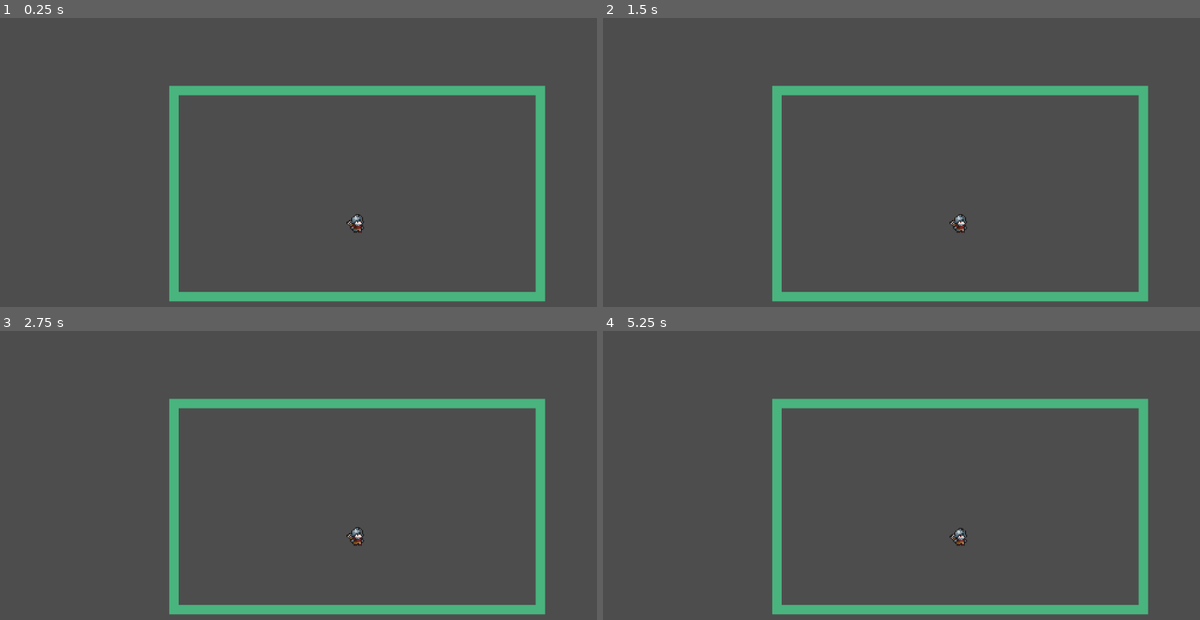
Above: before the commit, frames 1-4 (two rows, left to right).
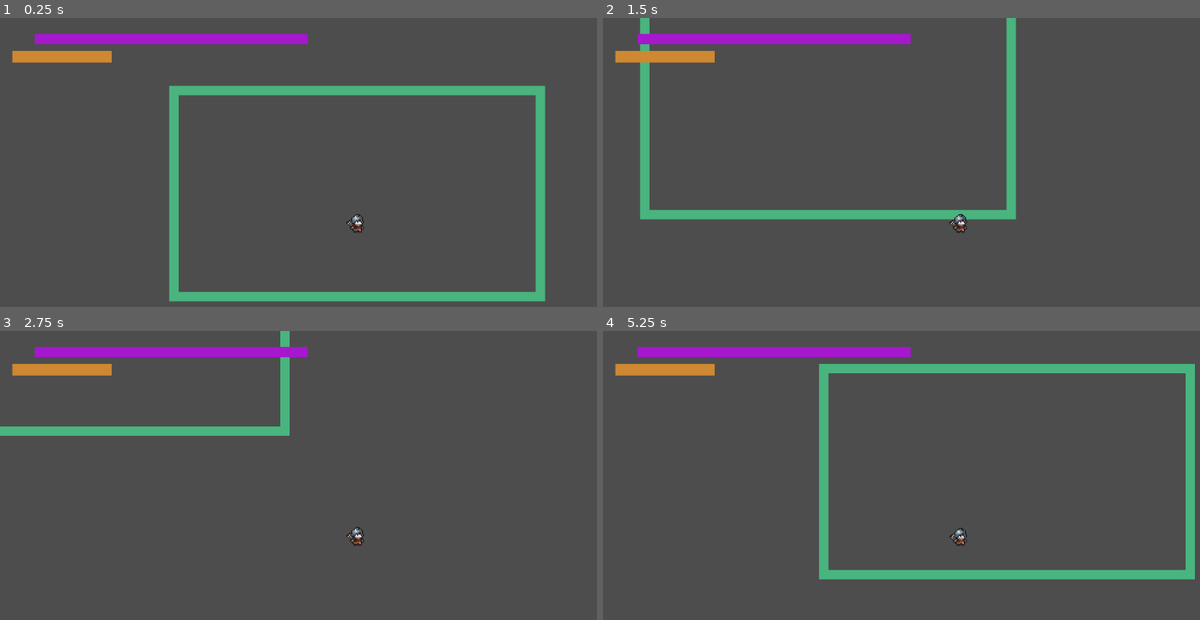
Above: after the commit, the same moments.

Repository: jonahkeeganross/ECS179Project
Game: Godot game, scene res://Scenes/Crown.tscn
Same seed, same stepped clock (60 frames per second), same inputs: the game is played once before the commit and once after it.
Inputs (mouse positions are in pixels of both pictures, inside the frame that each line leads up to):
- Up to frame 1 (0.25 s): no input
- Up to frame 2 (1.5 s): move the mouse to (1092, 188) at 0.52 s; hold D (move_right) 0.53-1.28 s; click (1092, 188) at 0.6 s; move the mouse to (805, 226) at 1.27 s; hold S (move_down) from 1.28 s (still down); tap Shift (dash) at 1.35 s
- Up to frame 3 (2.75 s): move the mouse to (405, 437) at 2.02 s; release S (move_down) at 2.03 s; hold D (move_right) from 2.03 s (still down); click (405, 437) at 2.1 s
- Up to frame 4 (5.25 s): move the mouse to (907, 596) at 2.77 s; release D (move_right) at 2.78 s; hold W (move_up) 2.78-3.53 s; tap Shift (dash) at 2.85, 4.35 s; move the mouse to (1146, 576) at 3.52 s; hold A (move_left) 3.53-5.03 s; click (1146, 576) at 3.6 s; move the mouse to (740, 463) at 4.27 s; move the mouse to (973, 521) at 5.02 s; hold S (move_down) from 5.03 s (still down); click (973, 521) at 5.1 s

The runs differ from the first frame. In frame 1, 2.4% of the frame differs, in the area x 1-52%, y 5-16%; in frame 2, 13%; in frame 3, 11%; in frame 4, 15%, in the area x 1-100%, y 5-99%.
Error before the commit: Invalid assignment of property or key 'active' with value of type 'bool' on a base object of type 'null instance'. (res://Scripts/player.gd:24)

Commit message:
Proper merge state with assets and code

Diff:
--- a/cursed-crown/Scenes/Crown.tscn
+++ b/cursed-crown/Scenes/Crown.tscn
@@ -1,6 +1,5 @@
 [gd_scene load_steps=35 format=4 uid="uid://dvv2hjnsm3aoa"]
 
-[ext_resource type="Texture2D" uid="uid://df0d7c313xyvx" path="res://Assets/Tilesets/tilesheet_complete.png" id="1_ctg82"]
 [ext_resource type="Texture2D" uid="uid://df0d7c313xyvx" path="res://Assets/tilesets 1 - temp/tilesheet_complete.png" id="1_ctg82"]
 [ext_resource type="Texture2D" uid="uid://b7m5b66fxgpjo" path="res://Assets/tileset/Dungeon_Tileset.png" id="1_ymu4p"]
 [ext_resource type="Script" uid="uid://b587w7w3v17d6" path="res://Scripts/player.gd" id="2_8fven"]
@@ -3758,8 +3757,6 @@
 shape = SubResource("RectangleShape2D_epypp")
 
 [node name="Sprite2D" type="Sprite2D" parent="World/Player"]
-position = Vector2(32, 32)
-scale = Vector2(0.5, 0.5)
 position = Vector2(32.000008, 31)
 scale = Vector2(1.9800001, 1.7)
 texture = ExtResource("4_pfs72")
@@ -3801,7 +3798,6 @@
 [node name="CanvasLayer" type="CanvasLayer" parent="World/MainCamera"]
 
 [node name="HUD" type="Control" parent="World/MainCamera/CanvasLayer"]
-visible = false
 layout_mode = 3
 anchors_preset = 15
 anchor_right = 1.0
--- a/cursed-crown/Scenes/node_2d.tscn
+++ b/cursed-crown/Scenes/node_2d.tscn
@@ -3277,6 +3277,5 @@
 [node name="MainCameraController" type="Camera2D" parent="World" node_paths=PackedStringArray("subject")]
 script = ExtResource("4_6whob")
 subject = NodePath("../CharacterBody2D")
-metadata/_custom_type_script = "uid://c87geakc2kbi"
 
 [node name="CanvasLayer" type="CanvasLayer" parent="World/MainCameraController"]
--- a/cursed-crown/Scripts/player.gd
+++ b/cursed-crown/Scripts/player.gd
@@ -10,7 +10,6 @@
 var dash_cmd:Command
 var _damaged:bool = false
 var _dead:bool = false
-var _last_pressed:int = Direction.RIGHT
 #var _last_pressed:int = Direction.RIGHT
 
 @onready var animation_tree:AnimationTree = $AnimationTree
@@ -21,7 +20,6 @@
 
 func _ready():
 
-	animation_tree.active = true
 	#animation_tree.active = true
 	bind_player_input_commands()
 	command_callback("undeath")
Not shown: 1 places in cursed-crown/Scenes/node_2d.tscn that only renumber resources
